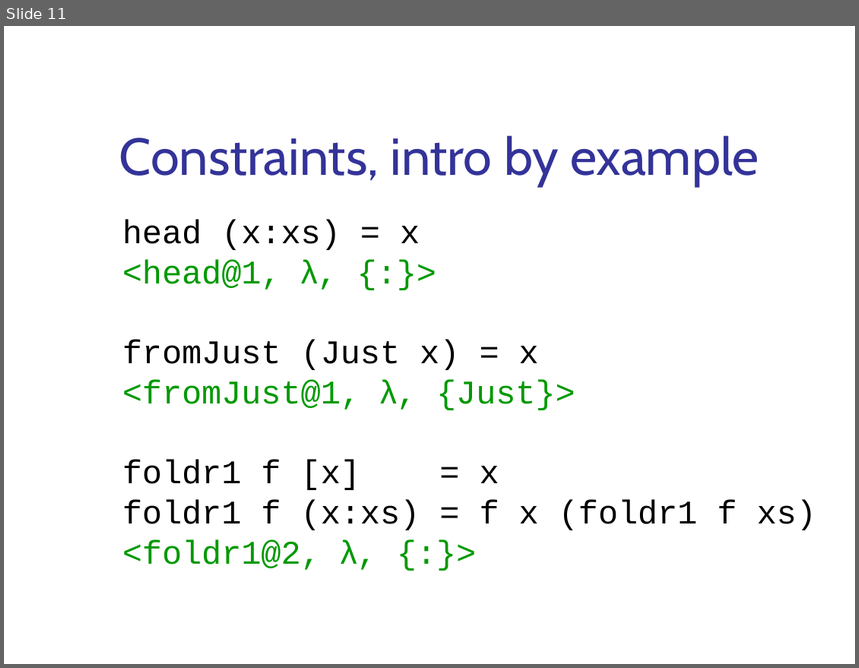
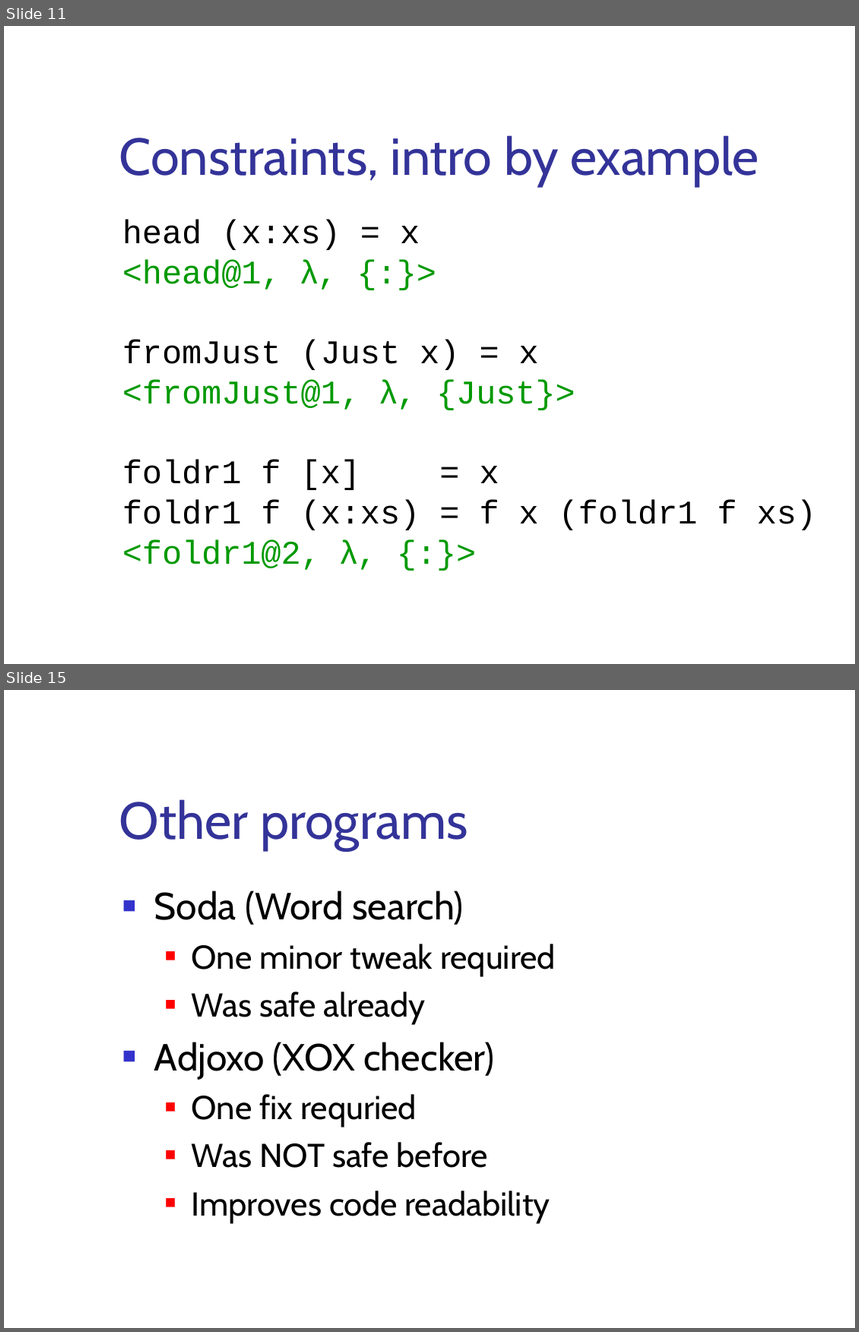
Before and after one commit to ndmitchell/catch, a slide deck: academic/bctcs-2006/catch.ppt. Shown one above the other, each under a label of ours: slide 11 before the commit, slides 11 and 15 after it; the slides between them are not shown. The pictures are 859x668 and 859x1332 pixels, drawn with LibreOffice and Linux fonts; fonts in the diff are those of the drawing; background and template pictures are left out. Boxes give left, top, right and bottom in pixels: in the first picture for what was removed or moved away, otherwise in the second. Text is boxed around its words. In the diff, an @@ line names an element or a change of style, - is before the commit and + after.

```diff
--- a/academic/bctcs-2006/catch.ppt
+++ b/academic/bctcs-2006/catch.ppt
@@ slide 15 added at [4, 690, 855, 1328], background #FFFFFF @@
@@ title added at [120, 799, 468, 850], 44 pt, text #333399 @@
+Other programs
@@ text added at [154, 891, 556, 1224], 28 pt, text #000000 @@
+■ Soda (Word search)
+  ■ One minor tweak required
+  ■ Was safe already
+■ Adjoxo (XOX checker)
+  ■ One fix requried
+  ■ Was NOT safe before
+  ■ Improves code readability
```
Also in this commit, not shown: 3 slides changed, 6 other slides added.
